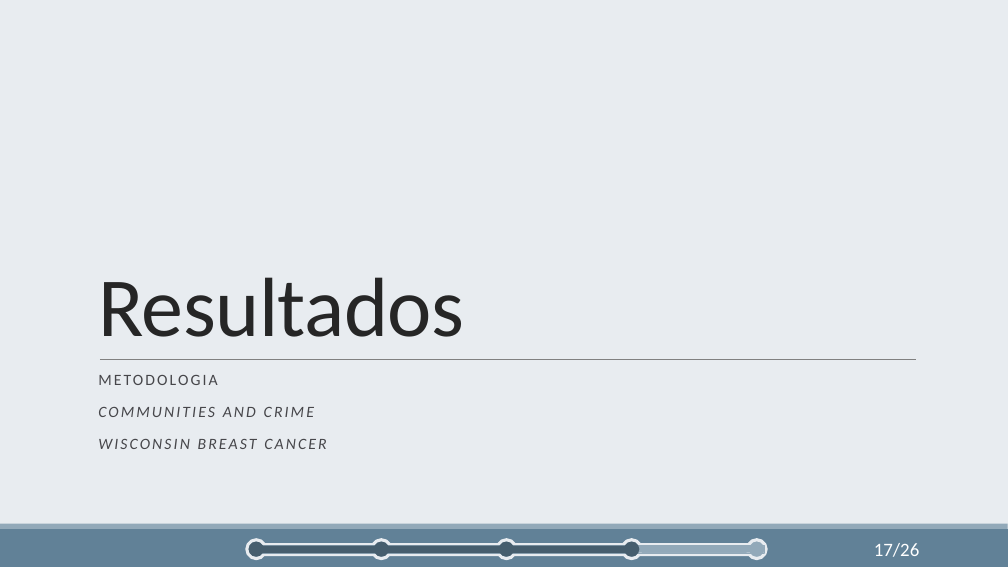
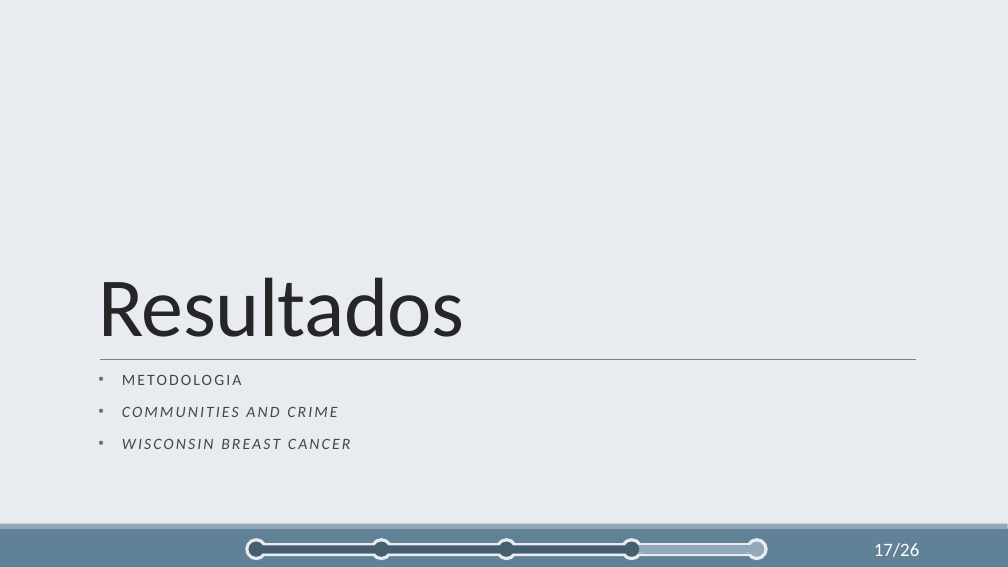
Before and after one commit to cmbhjv/TCC-Latex, a slide deck: slide 17 of TCC-Pres/Seleção Incremental de Variáveis utilizando Preditores Lineares e.pptx. Drawn at 1008x567 pixels with LibreOffice and Linux fonts; fonts in the diff are those of the drawing. Boxes give left, top, right and bottom in pixels: in the first picture for what was removed or moved away, otherwise in the second. Text is boxed around its words. In the diff, an @@ line names an element or a change of style, - is before the commit and + after.

```diff
--- a/TCC-Pres/Seleção Incremental de Variáveis utilizando Preditores Lineares e.pptx
+++ b/TCC-Pres/Seleção Incremental de Variáveis utilizando Preditores Lineares e.pptx
@@ text "METODOLOGIA" at [122, 375, 350, 449]: bullet none to • @@
```
Also in this commit, not shown: 23 other slides changed.
